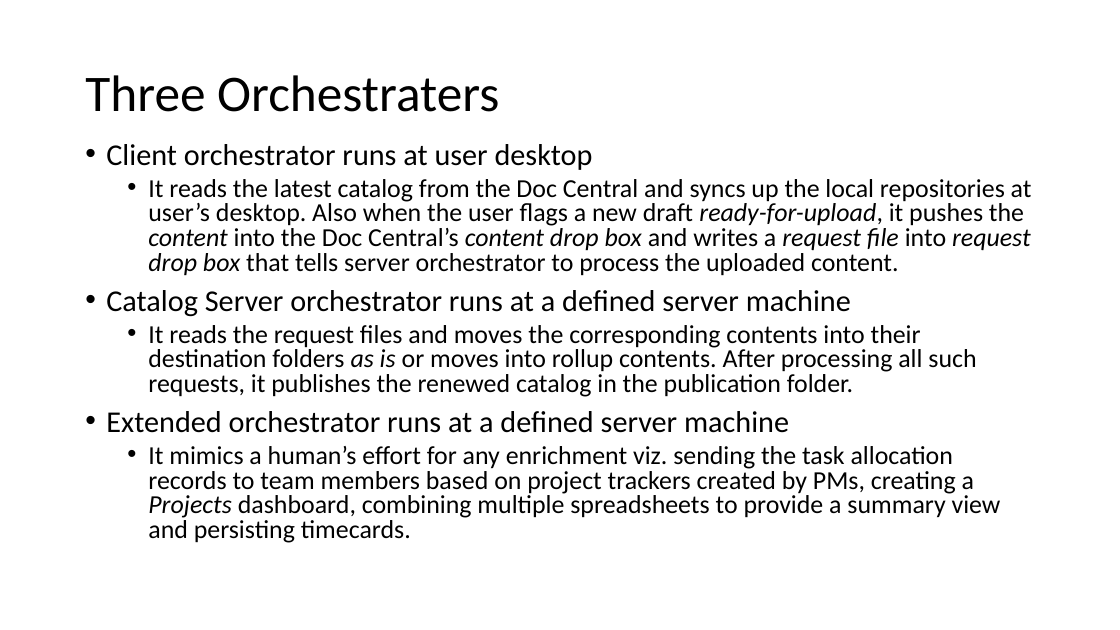
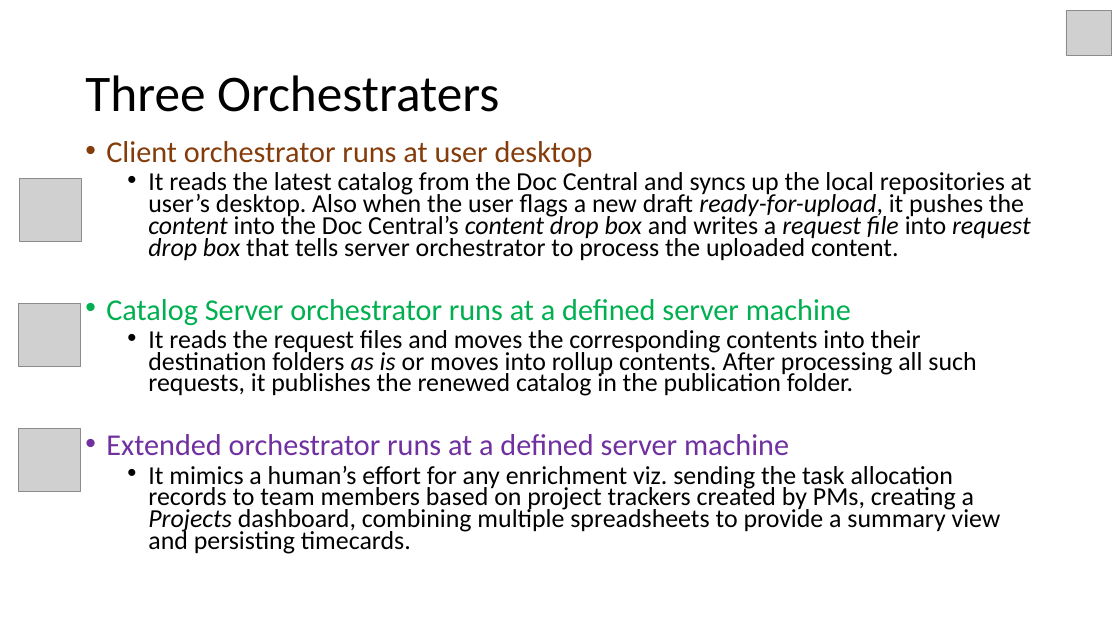
Before and after one commit to vibeeshK/CollabTracker, a slide deck: slide 8 of Documents/CollabTracker_Intro.pptx. Drawn at 1120x630 pixels with LibreOffice and Linux fonts; fonts in the diff are those of the drawing; grey boxes stand for pictures; background and template pictures are left out. Boxes give left, top, right and bottom in pixels: in the first picture for what was removed or moved away, otherwise in the second. Text is boxed around its words. In the diff, an @@ line names an element or a change of style, - is before the commit and + after.

```diff
--- a/Documents/CollabTracker_Intro.pptx
+++ b/Documents/CollabTracker_Intro.pptx
@@ picture added at (x1=1066, y1=10, x2=1112, y2=55) @@
@@ text "Client orchestrator runs at user ..." at (x1=106, y1=141, x2=1032, y2=554): text colour #000000 to #843C0B in "Client orchestrator runs at user desktop"; text colour #000000 to #00B050 in "Catalog Server orchestrator runs at a defined ..."; text colour #000000 to #7030A0 in "Extended orchestrator runs at a defined server ..."; line spacing 0.8 to 0.7 @@
@@ picture added at (x1=19, y1=178, x2=82, y2=241) @@
@@ picture added at (x1=18, y1=303, x2=81, y2=366) @@
@@ picture added at (x1=18, y1=429, x2=81, y2=492) @@
```
Also in this commit, not shown: 16 other slides changed, 1 other file.
